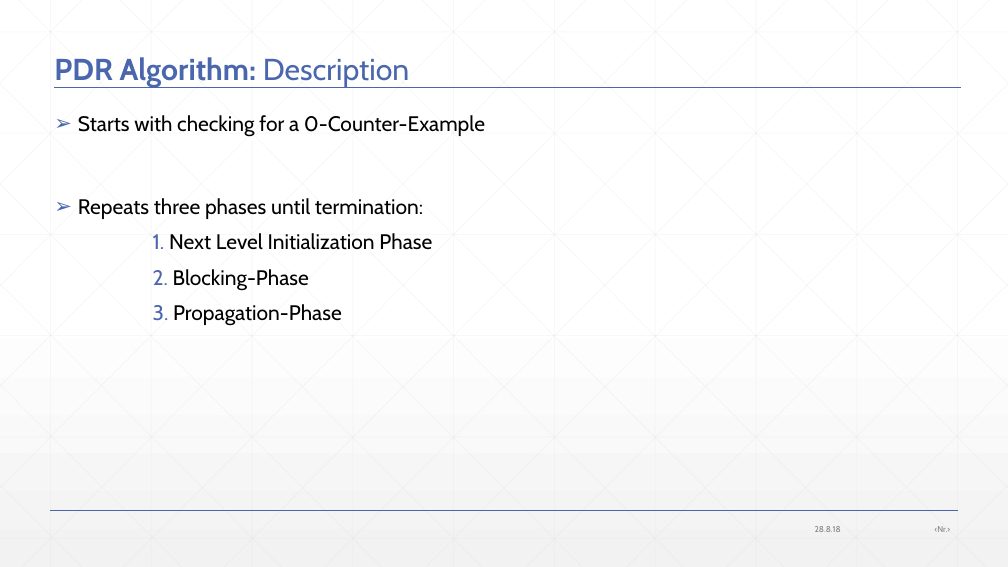
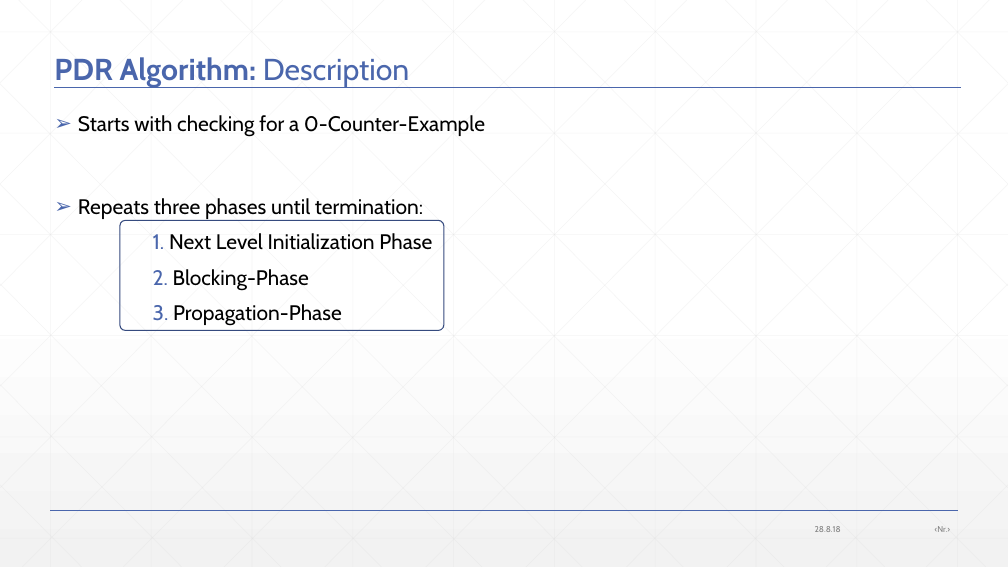
Before and after one commit to JonasWerner/BachelorThesis, a slide deck: slide 10 of Presentation/pdr_presentation_v2.pptx. Drawn at 1008x567 pixels with LibreOffice and Linux fonts; fonts in the diff are those of the drawing. Boxes give left, top, right and bottom in pixels: in the first picture for what was removed or moved away, otherwise in the second. Text is boxed around its words. In the diff, an @@ line names an element or a change of style, - is before the commit and + after.

```diff
--- a/Presentation/pdr_presentation_v2.pptx
+++ b/Presentation/pdr_presentation_v2.pptx
@@ rounded rectangle added at <box>120,220,445,330</box>, outline #374B7F 1 pt @@
```
Also in this commit, not shown: 45 other slides changed, 3 slides added, 1 slide removed, 1 other file.
